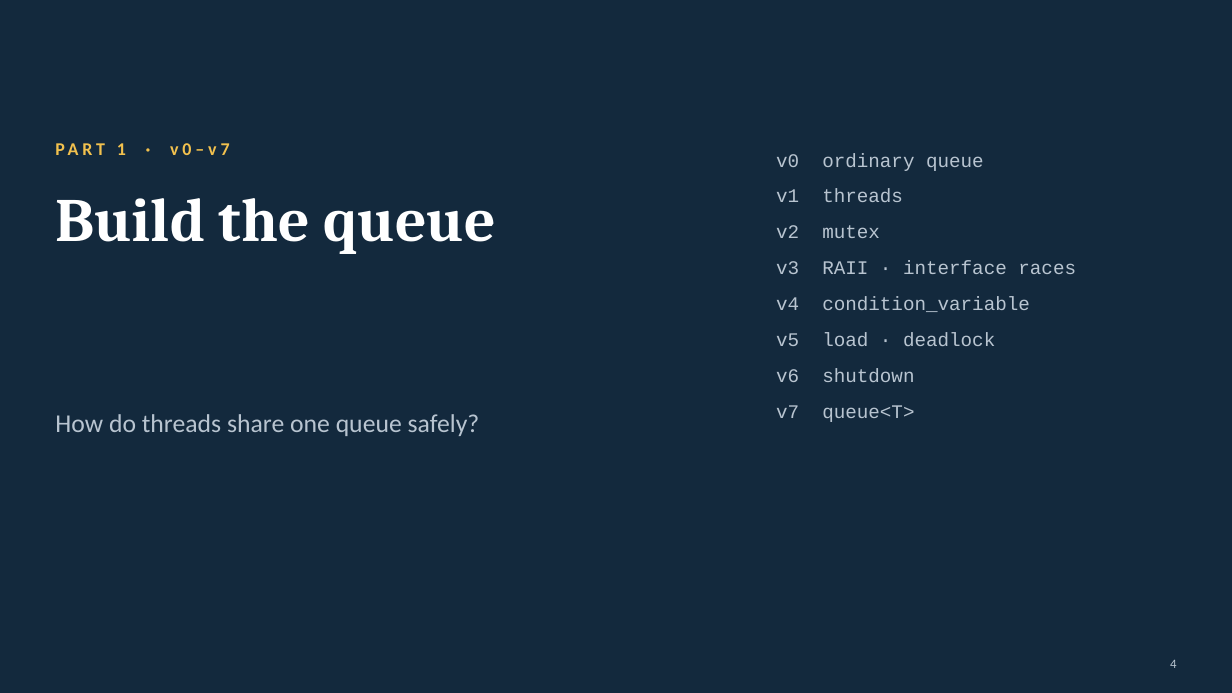
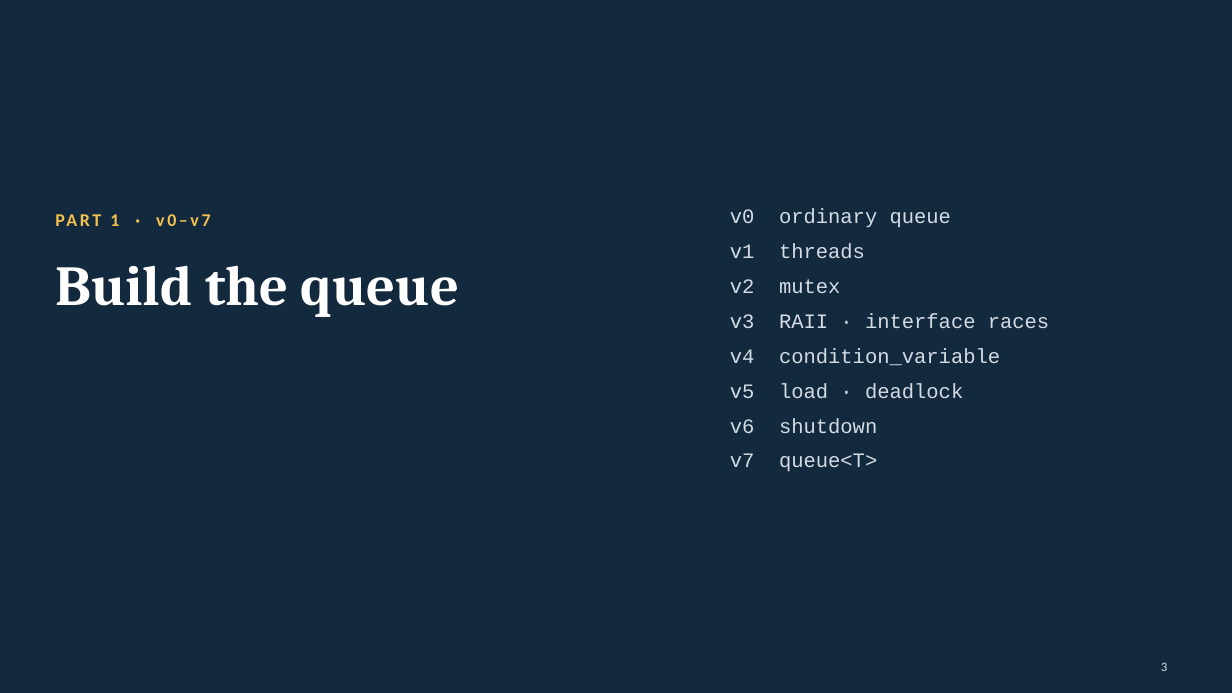
Before and after one commit to Kumarutkarsh9470/Project, a slide deck: slide 3 of Queue_Course.pptx (slide 4 before the commit). Drawn at 1232x693 pixels with LibreOffice and Linux fonts; fonts in the diff are those of the drawing. Boxes give left, top, right and bottom in pixels: in the first picture for what was removed or moved away, otherwise in the second. Text is boxed around its words. In the diff, an @@ line names an element or a change of style, - is before the commit and + after.

```diff
--- a/Queue_Course.pptx
+++ b/Queue_Course.pptx
@@ text "PART 1 · v0–v7": place and size @@
-text "PART 1 · v0–v7" at (117, 143, 230, 155)
+text "PART 1 · v0–v7" at (110, 214, 119, 226)
@@ text "PART 1 · v0–v7" at (110, 214, 119, 226): letter spacing 3 to 2 pt @@
@@ text "v0 ordinary queue": place and size @@
-text "v0 ordinary queue" at (776, 153, 1076, 422)
+text "v0 ordinary queue" at (730, 209, 1049, 472)
@@ text "v0 ordinary queue" at (730, 209, 1049, 472): size 15 to 16 pt, text colour #B8C4D0 to #D3DCE5; less space between paragraphs @@
@@ text "Build the queue": place and size @@
-text "Build the queue" at (55, 198, 496, 254)
+text "Build the queue" at (55, 265, 459, 317)
@@ text "Build the queue" at (55, 265, 459, 317): size 48 to 44 pt @@
@@ text removed at (55, 414, 480, 436) @@
-How do threads share one queue safely?
@@ page number added at (1161, 662, 1167, 671), 10 pt, text #D3DCE5 @@
+3
@@ page number removed at (1170, 660, 1176, 668) @@
-4
```
Also in this commit, not shown: 83 other slides changed, 7 slides added, 71 slides removed, 1 other file.
